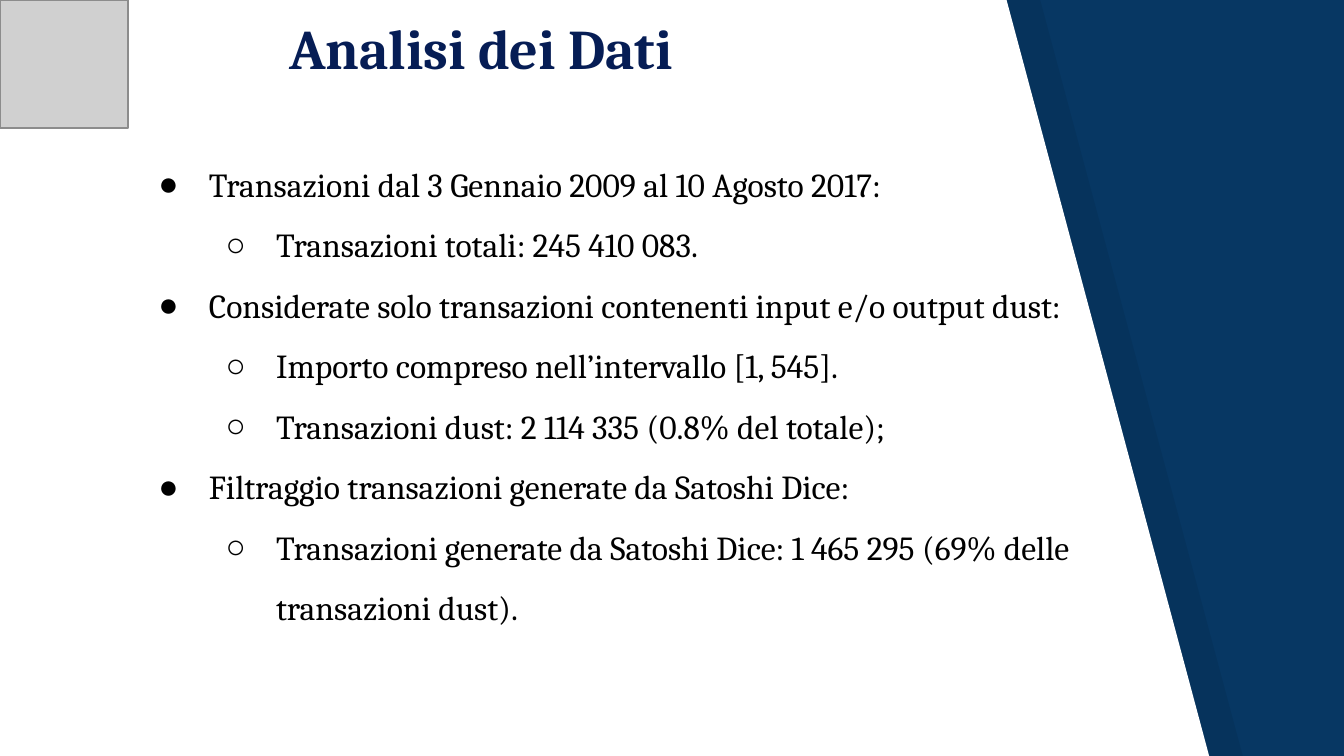
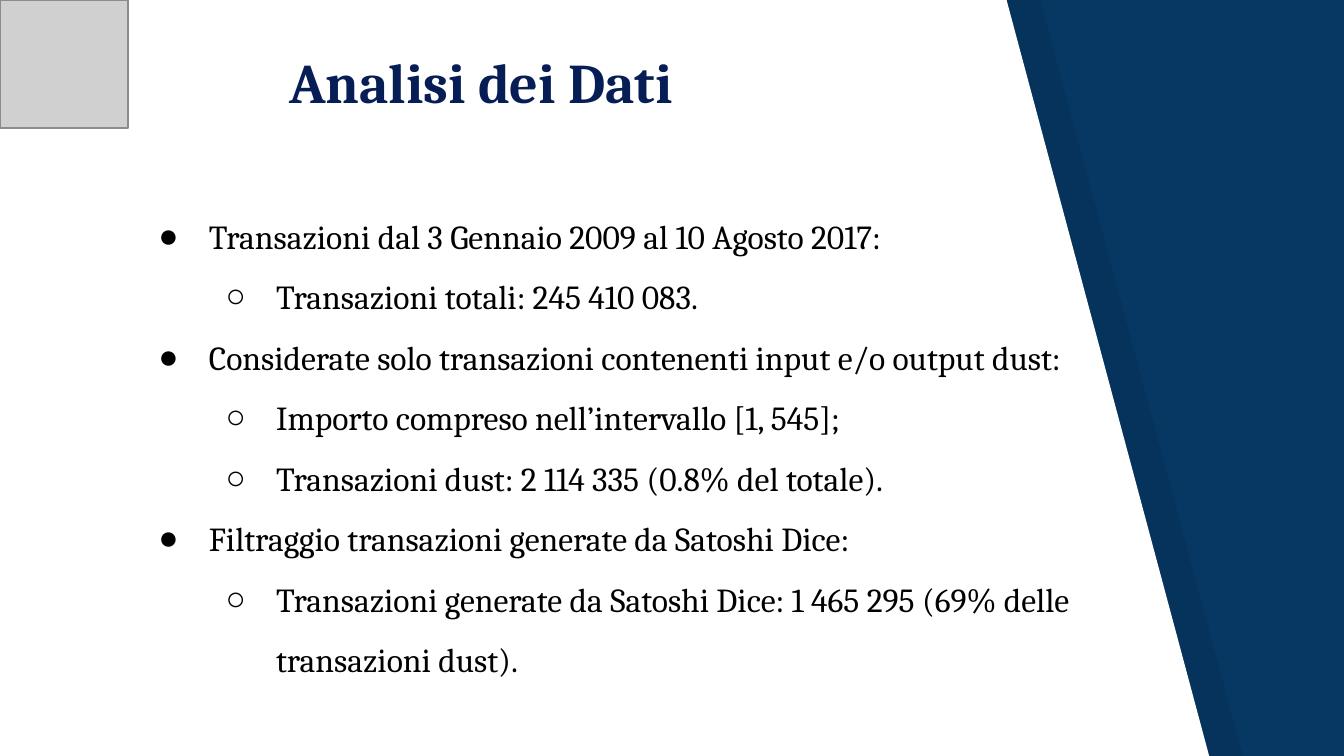
Before and after one commit to JacopoRaffi/Dust_Attack_Analysis, a slide deck: slide 11 of Dust Attack .pptx. Drawn at 1344x756 pixels with LibreOffice and Linux fonts; fonts in the diff are those of the drawing; grey boxes stand for pictures. Boxes give left, top, right and bottom in pixels: in the first picture for what was removed or moved away, otherwise in the second. Text is boxed around its words. In the diff, an @@ line names an element or a change of style, - is before the commit and + after.

```diff
--- a/Dust Attack .pptx
+++ b/Dust Attack .pptx
@@ title "Analisi dei Dati": place and size @@
-title "Analisi dei Dati" at (290,30,672,70)
+title "Analisi dei Dati" at (290,64,672,104)
@@ text "Transazioni dal 3 Gennaio 2009 ...": place and size @@
-text "Transazioni dal 3 Gennaio 2009 ..." at (209,173,1069,625)
+text "Transazioni dal 3 Gennaio 2009 ..." at (209,225,1069,677)
@@ text at (276,406,883,496): text changed @@
-  ○ Importo compreso nell’intervallo [1, 545].
-  ○ Transazioni dust: 2 114 335 (0.8% del totale);
+  ○ Importo compreso nell’intervallo [1, 545];
+  ○ Transazioni dust: 2 114 335 (0.8% del totale).
```
Also in this commit, not shown: 16 other slides changed, 1 other file.
